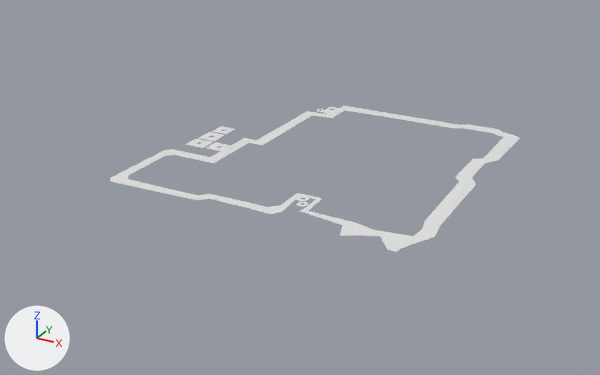
An edit to the FBX model FishingWorld/Assets/Art/Models/GroundMeshes/OceanMesh.fbx, drawn before and after from the same camera.
One viewpoint serves both versions: a 50 mm lens placed at (70.4, -137.8, 61.4), pointed at (-2.9, -4.6, -5.2). The axes (+X, +Y, +Z) are drawn at lower left. The lights are the same throughout.
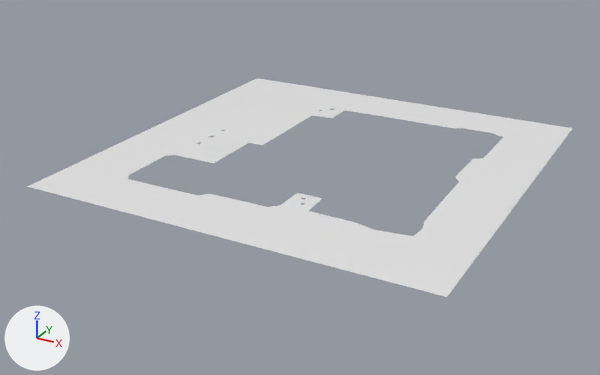
Changed parts and their boxes [x1, y1, x2, y2] in the pictures (600 x 375 px):
```json
{"object": "Plane.932", "change": "reshaped", "before": [110, 106, 520, 252], "after": [27, 78, 573, 297], "on screen": "33% wider, 50% taller"}
{"part": 1, "of": "me_plane_898", "change": "added", "after": [27, 78, 573, 297]}
```

Edits to the scene script, one JSON object a line:
```json
{"block": "me_plane_898", "where": "# used by ob_plane_932; location = (0.0, 0.0, 0.0)"}
{"op": "remove", "block": "me_plane_898", "code": "me_plane_898.from_pydata(...)  # 174 vertices, 89 faces; spans x -29.5..32.0, y -31.1..31.7, z 0.7..0.8"}
{"op": "add", "block": "me_plane_898", "code": "me_plane_898.from_pydata(...)  # 182 vertices, 95 faces; spans x -40.0..40.0, y -40.0..40.0, z 0.7..0.8"}
{"block": "me_plane_898", "change": "me_plane_898 part 1"}
{"block": "me_plane_898", "change": "8 vertices are added at x -40.0..40.0, y -40.0..40.0, z 0.7..0.8"}
{"block": "me_plane_898", "change": "6 new faces join them"}
```
